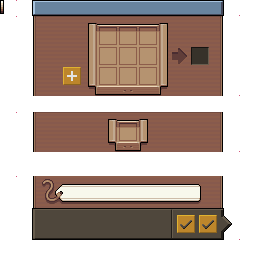
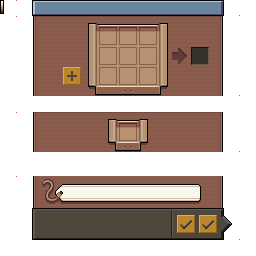
Layer changes from the first w=256, h=256 image to the second:
painted on "extras" over [67, 71, 77, 81]
